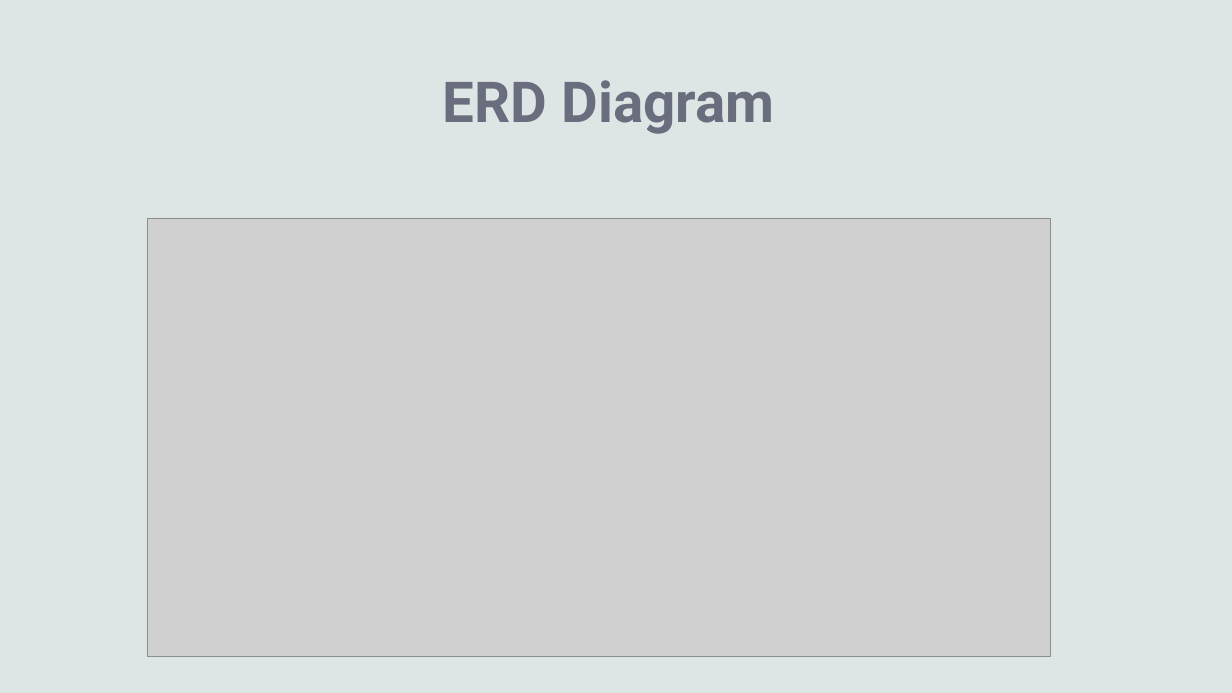
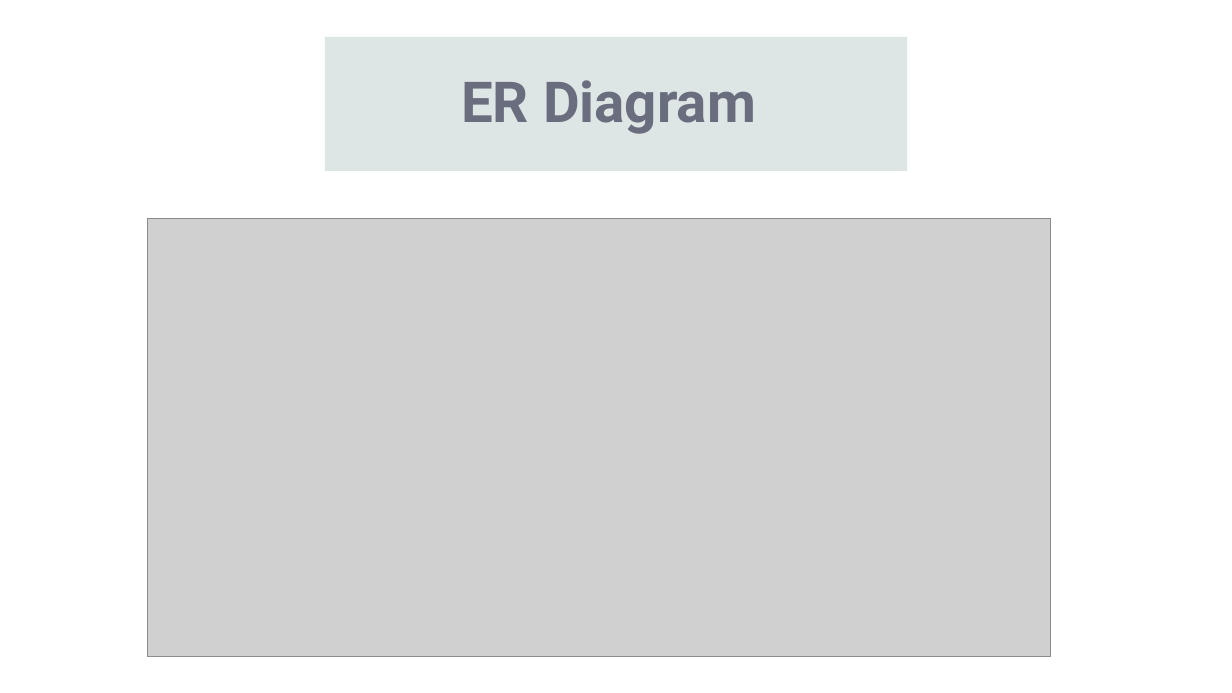
Before and after one commit to steevejoseph/contact-manager, a slide deck: slide 6 of ContactManager.pptx (slide 5 before the commit). Drawn at 1232x693 pixels with LibreOffice and Linux fonts; fonts in the diff are those of the drawing; grey boxes stand for pictures. Boxes give left, top, right and bottom in pixels: in the first picture for what was removed or moved away, otherwise in the second. Text is boxed around its words. In the diff, an @@ line names an element or a change of style, - is before the commit and + after.

```diff
--- a/ContactManager.pptx
+++ b/ContactManager.pptx
@@ background #DEE5E5 to #FFFFFF @@
@@ title "ER Diagram": place and size @@
-title "ER Diagram" at bbox=[443, 80, 774, 134]
+title "ER Diagram" at bbox=[325, 37, 908, 171]
@@ title at bbox=[461, 80, 756, 134]: text changed @@
-ERD Diagram
+ER Diagram
```
Also in this commit, not shown: 3 other slides changed, 5 slides added.
